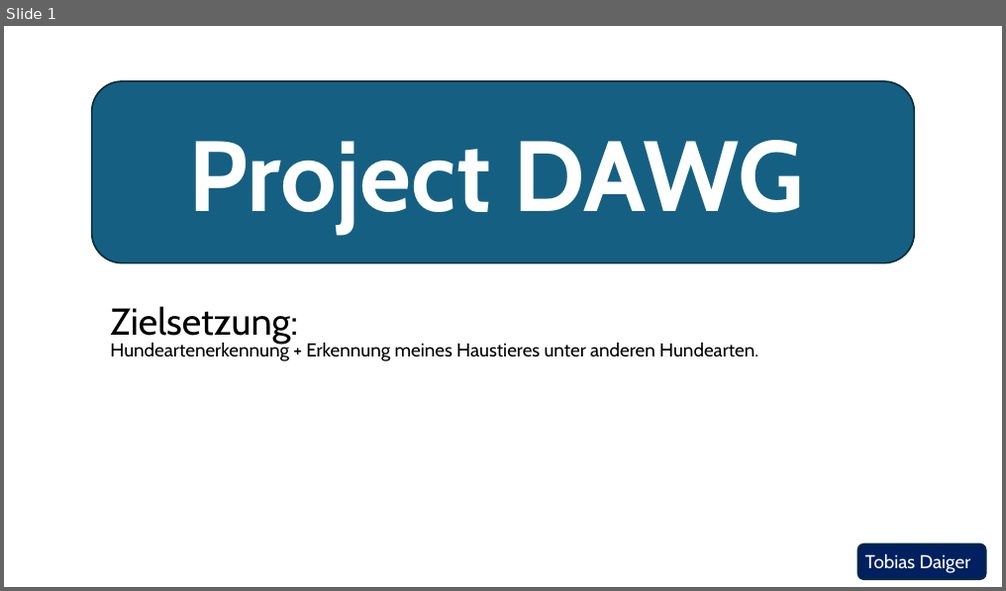
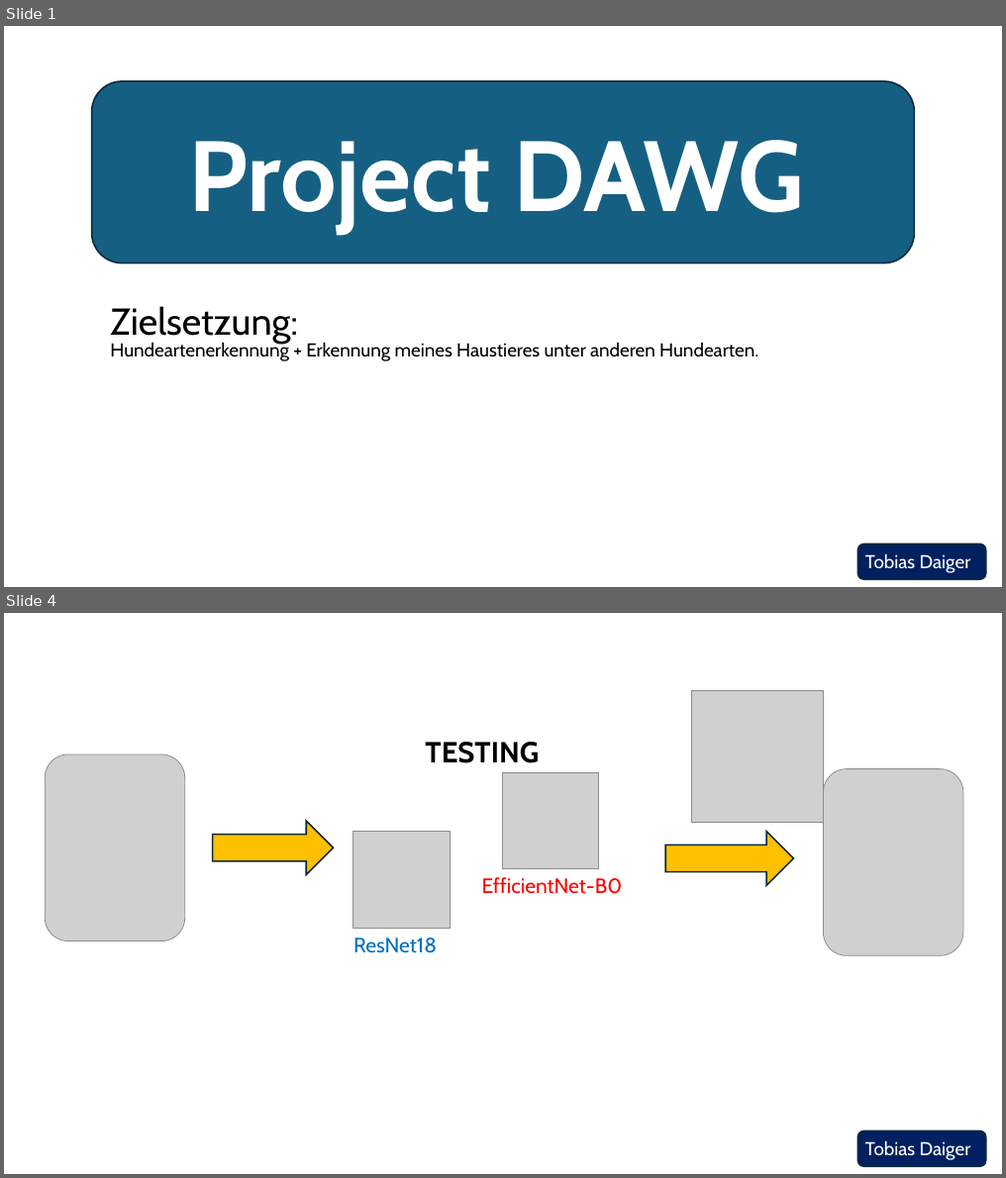
Before and after one commit to tobydgr/project_dawg, a slide deck: presentation/MS_presentation_300726.pptx. Shown one above the other, each under a label of ours: slide 1 before the commit, slides 1 and 4 after it; the slides between them are not shown. The pictures are 1006x591 and 1006x1178 pixels, drawn with LibreOffice and Linux fonts; fonts in the diff are those of the drawing; grey boxes stand for pictures. Boxes give left, top, right and bottom in pixels: in the first picture for what was removed or moved away, otherwise in the second. Text is boxed around its words. In the diff, an @@ line names an element or a change of style, - is before the commit and + after.

```diff
--- a/presentation/MS_presentation_300726.pptx
+++ b/presentation/MS_presentation_300726.pptx
@@ slide 4 added at <box>4,613,1002,1174</box>, background #FFFFFF @@
@@ picture added at <box>692,691,824,823</box> @@
@@ picture added at <box>46,755,185,942</box> @@
@@ text added at <box>425,742,539,763</box>, 28 pt, text #000000, bold @@
+TESTING
@@ picture added at <box>502,772,598,869</box> @@
@@ picture added at <box>824,769,963,957</box> @@
@@ right arrow added at <box>212,821,333,875</box>, fill #FFC000, outline #092A39 1.5 pt @@
@@ picture added at <box>352,832,450,928</box> @@
@@ right arrow added at <box>665,832,794,885</box>, fill #FFC000, outline #092A39 1.5 pt @@
@@ text added at <box>482,877,623,894</box>, 20 pt, text #FF0000 @@
+EfficientNet-B0
@@ text added at <box>353,938,437,954</box>, 20 pt, text #0070C0 @@
+ResNet18
@@ rounded rectangle added at <box>858,1131,986,1166</box>, fill #002060, outline #092A39 1.5 pt @@
@@ text added at <box>865,1141,971,1160</box>, 18 pt, text #FFFFFF @@
+Tobias Daiger
```
Also in this commit, not shown: 4 slides changed, 4 other slides added, 5 other files.
